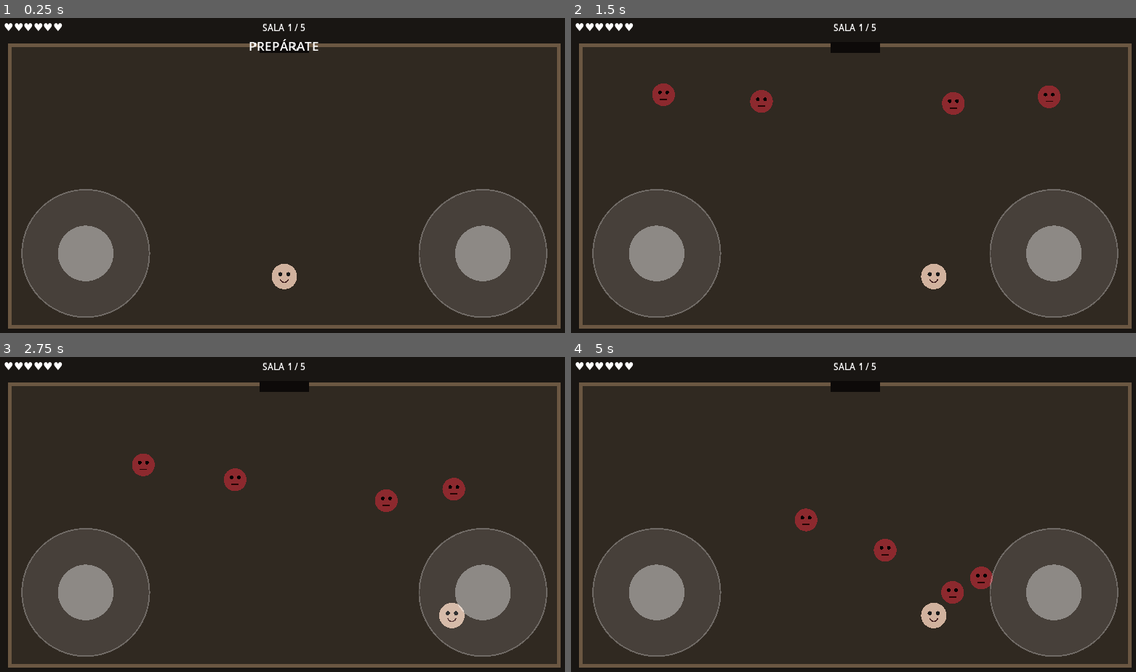
Above: before the commit, frames 1-4 (two rows, left to right).
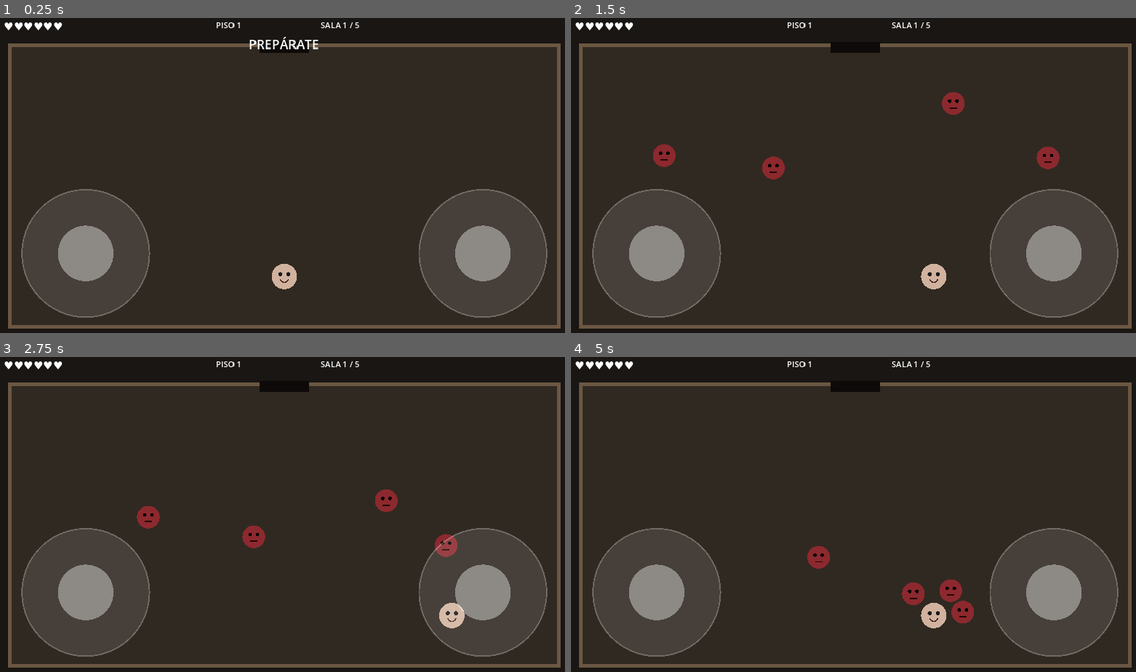
Above: after the commit, the same moments.

Repository: LoloscarPrr/Binding-of-Ismael
Game: Godot game, scene res://scenes/main.tscn
Same seed, same stepped clock (60 frames per second), same inputs: the game is played once before the commit and once after it.
Inputs (mouse positions are in pixels of both pictures, inside the frame that each line leads up to):
- Up to frame 1 (0.25 s): no input
- Up to frame 2 (1.5 s): tap Enter at 0.5 s; move the mouse to (983, 159) at 0.52 s; hold D (move_right) 0.53-1.25 s; click (983, 159) at 0.67 s; drag from (740, 194) to (825, 241) at 1.27 s
- Up to frame 3 (2.75 s): move the mouse to (344, 442) at 2.02 s; hold D (move_right) from 2.03 s (still down)
- Up to frame 4 (5 s): release D (move_right) at 2.75 s; drag from (825, 580) to (678, 467) at 2.77 s; move the mouse to (1028, 564) at 3.52 s; hold A (move_left) 3.53-4.25 s; drag from (678, 467) to (768, 432) at 4.27 s

The runs differ from the first frame. In frame 1, 0.5% of the frame differs, in the area x 0-64%, y 1-11%; in frame 2, 1.6%; in frame 3, 1.6%; in frame 4, 1.7%, in the area x 0-75%, y 1-85%.

Commit message:
feat: add floor progression and room rewards

Diff:
--- a/scripts/main.gd
+++ b/scripts/main.gd
@@ -1,7 +1,9 @@
 extends Node2D
 
 const TOTAL_ROOMS := 5
+const TOTAL_FLOORS := 2
 const ROOM_ENTRY_DELAY := 0.65
+const FLOOR_TRANSITION_DELAY := 1.15
 const ENEMY_ACTIVATION_DELAY := 0.70
 const MIN_ENEMY_SEPARATION_RATIO := 0.16
 
@@ -11,14 +13,18 @@
 var health_label: Label
 var status_label: Label
 var room_label: Label
+var floor_label: Label
+var reward_label: Label
 var restart_button: Button
 var room_rect := Rect2()
 var _enemies_alive := 0
 var _game_over := false
+var _floor_index := 1
 var _room_index := 1
 var _room_cleared := false
 var _transition_locked := false
 var _spawn_generation := 0
+var _rooms_cleared_total := 0
 
 func _ready() -> void:
 	get_viewport().size_changed.connect(_on_viewport_size_changed)
@@ -42,7 +48,9 @@
 	_transition_locked = true
 	_enemies_alive = 0
 	room_label.text = "SALA %d / %d" % [_room_index, TOTAL_ROOMS]
+	floor_label.text = "PISO %d" % _floor_index
 	status_label.text = "PREPÁRATE"
+	reward_label.text = ""
 	player.position = _room_entry_position(from_door)
 	player.velocity = Vector2.ZERO
 	player.move_input = Vector2.ZERO
@@ -54,7 +62,7 @@
 	await get_tree().create_timer(ROOM_ENTRY_DELAY).timeout
 	if generation != _spawn_generation or _game_over:
 		return
-	var count: int = mini(3 + _room_index, 7)
+	var count: int = mini(2 + _room_index + _floor_index, 8)
 	var positions: Array[Vector2] = _deterministic_spawn_positions(count)
 	_enemies_alive = positions.size()
 	for spawn_position: Vector2 in positions:
@@ -62,6 +70,8 @@
 		enemy.position = spawn_position
 		enemy.target = player
 		enemy.spawn_grace_time = ENEMY_ACTIVATION_DELAY
+		enemy.speed += float(_floor_index - 1) * 12.0
+		enemy.health += _floor_index - 1
 		enemy.set_movement_bounds(room_rect)
 		enemy.defeated.connect(_on_enemy_defeated)
 		add_child(enemy)
@@ -71,21 +81,21 @@
 
 func _room_entry_position(from_door: bool) -> Vector2:
 	var center_x: float = room_rect.get_center().x
-	if from_door:
-		return Vector2(center_x, room_rect.position.y + room_rect.size.y * 0.88)
-	return Vector2(center_x, room_rect.position.y + room_rect.size.y * 0.82)
+	return Vector2(center_x, room_rect.position.y + room_rect.size.y * (0.88 if from_door else 0.82))
 
 func _deterministic_spawn_positions(count: int) -> Array[Vector2]:
-	var slots: Array[Vector2] = [
-		Vector2(0.14, 0.16), Vector2(0.86, 0.16),
-		Vector2(0.32, 0.18), Vector2(0.68, 0.18),
-		Vector2(0.14, 0.38), Vector2(0.86, 0.38),
-		Vector2(0.34, 0.42), Vector2(0.66, 0.42),
-		Vector2(0.50, 0.12), Vector2(0.50, 0.36)
+	var base_slots: Array[Vector2] = [
+		Vector2(0.14, 0.16), Vector2(0.86, 0.16), Vector2(0.32, 0.18), Vector2(0.68, 0.18),
+		Vector2(0.14, 0.38), Vector2(0.86, 0.38), Vector2(0.34, 0.42), Vector2(0.66, 0.42),
+		Vector2(0.50, 0.12), Vector2(0.50, 0.36), Vector2(0.24, 0.30), Vector2(0.76, 0.30)
 	]
+	var slots: Array[Vector2] = base_slots.duplicate()
+	var rotation: int = (_room_index + _floor_index * 2) % slots.size()
+	for i in rotation:
+		slots.append(slots.pop_front())
 	var result: Array[Vector2] = []
 	var min_dimension: float = minf(room_rect.size.x, room_rect.size.y)
-	var minimum_separation: float = maxf(110.0, min_dimension * MIN_ENEMY_SEPARATION_RATIO)
+	var minimum_separation: float = maxf(105.0, min_dimension * MIN_ENEMY_SEPARATION_RATIO)
 	var player_safe_radius: float = maxf(room_rect.size.y * 0.43, 300.0)
 	for ratio: Vector2 in slots:
 		if result.size() >= count:
@@ -93,7 +103,7 @@
 		var candidate: Vector2 = room_rect.position + room_rect.size * ratio
 		if candidate.distance_to(player.position) < player_safe_radius:
 			continue
-		var separated := true
+		var separated: bool = true
 		for existing: Vector2 in result:
 			if candidate.distance_to(existing) < minimum_separation:
 				separated = false
@@ -112,12 +122,18 @@
 	layer.add_child(right_stick)
 	health_label = Label.new()
 	layer.add_child(health_label)
+	floor_label = Label.new()
+	floor_label.horizontal_alignment = HORIZONTAL_ALIGNMENT_CENTER
+	layer.add_child(floor_label)
 	room_label = Label.new()
 	room_label.horizontal_alignment = HORIZONTAL_ALIGNMENT_CENTER
 	layer.add_child(room_label)
 	status_label = Label.new()
 	status_label.horizontal_alignment = HORIZONTAL_ALIGNMENT_CENTER
 	layer.add_child(status_label)
+	reward_label = Label.new()
+	reward_label.horizontal_alignment = HORIZONTAL_ALIGNMENT_CENTER
+	layer.add_child(reward_label)
 	restart_button = Button.new()
 	restart_button.text = "REINICIAR"
 	restart_button.visible = false
@@ -143,19 +159,25 @@
 	left_stick.position = Vector2(margin_x, screen_size.y - stick_side - margin_bottom)
 	right_stick.position = Vector2(screen_size.x - stick_side - margin_x, screen_size.y - stick_side - margin_bottom)
 	var health_font: int = maxi(18, int(round(24.0 * ui_scale)))
-	var room_font: int = maxi(16, int(round(20.0 * ui_scale)))
+	var small_font: int = maxi(15, int(round(18.0 * ui_scale)))
 	var status_font: int = maxi(20, int(round(28.0 * ui_scale)))
 	health_label.add_theme_font_size_override("font_size", health_font)
-	room_label.add_theme_font_size_override("font_size", room_font)
+	floor_label.add_theme_font_size_override("font_size", small_font)
+	room_label.add_theme_font_size_override("font_size", small_font)
 	status_label.add_theme_font_size_override("font_size", status_font)
+	reward_label.add_theme_font_size_override("font_size", health_font)
 	restart_button.add_theme_font_size_override("font_size", health_font)
-	health_label.position = Vector2(margin_x, clampf(screen_size.y * 0.025, 14.0, 28.0))
-	var room_width: float = clampf(screen_size.x * 0.20, 190.0, 280.0)
-	room_label.position = Vector2(screen_size.x * 0.5 - room_width * 0.5, health_label.position.y)
-	room_label.size = Vector2(room_width, 42.0 * ui_scale)
-	var status_width: float = clampf(screen_size.x * 0.42, 320.0, 560.0)
-	status_label.position = Vector2(screen_size.x * 0.5 - status_width * 0.5, health_label.position.y + 34.0 * ui_scale)
+	health_label.position = Vector2(margin_x, 16.0)
+	var info_width: float = clampf(screen_size.x * 0.18, 180.0, 270.0)
+	floor_label.position = Vector2(screen_size.x * 0.5 - info_width - 8.0, 14.0)
+	floor_label.size = Vector2(info_width, 32.0 * ui_scale)
+	room_label.position = Vector2(screen_size.x * 0.5 + 8.0, 14.0)
+	room_label.size = Vector2(info_width, 32.0 * ui_scale)
+	var status_width: float = clampf(screen_size.x * 0.46, 360.0, 620.0)
+	status_label.position = Vector2(screen_size.x * 0.5 - status_width * 0.5, 48.0 * ui_scale)
 	status_label.size = Vector2(status_width, 48.0 * ui_scale)
+	reward_label.position = Vector2(screen_size.x * 0.5 - status_width * 0.5, screen_size.y * 0.68)
+	reward_label.size = Vector2(status_width, 42.0 * ui_scale)
 	restart_button.size = Vector2(230.0, 76.0) * ui_scale
 	restart_button.position = screen_size * 0.5 - restart_button.size * 0.5
 
@@ -189,10 +211,36 @@
 		return
 	_transition_locked = true
 	if _room_index >= TOTAL_ROOMS:
-		status_label.text = "PISO COMPLETADO"
+		_finish_floor()
 		return
 	_room_index += 1
 	_begin_room(true)
+
+func _finish_floor() -> void:
+	_spawn_generation += 1
+	if _floor_index >= TOTAL_FLOORS:
+		status_label.text = "RECORRIDO COMPLETADO"
+		reward_label.text = "ISMAEL SOBREVIVIÓ"
+		return
+	status_label.text = "PISO %d COMPLETADO" % _floor_index
+	reward_label.text = _grant_floor_reward()
+	_floor_transition()
+
+func _floor_transition() -> void:
+	await get_tree().create_timer(FLOOR_TRANSITION_DELAY).timeout
+	if _game_over:
+		return
+	_floor_index += 1
+	_room_index = 1
+	_begin_room(false)
+
+func _grant_floor_reward() -> String:
+	if _floor_index % 2 == 1:
+		player.max_health += 1
+		player.heal(2)
+		return "RECOMPENSA: +1 VIDA MÁXIMA"
+	player.move_speed += 24.0
+	return "RECOMPENSA: + VELOCIDAD"
 
 func _on_viewport_size_changed() -> void:
 	_update_room_rect()
@@ -227,6 +275,7 @@
 	left_stick.reset()
 	right_stick.reset()
 	status_label.text = "DERROTA"
+	reward_label.text = ""
 	restart_button.visible = true
 	for enemy in get_tree().get_nodes_in_group("enemies"):
 		enemy.velocity = Vector2.ZERO
@@ -236,6 +285,7 @@
 	_enemies_alive = maxi(0, _enemies_alive - 1)
 	if _enemies_alive == 0 and not _game_over:
 		_room_cleared = true
+		_rooms_cleared_total += 1
 		status_label.text = "SALA LIMPIA — ENTRA POR LA PUERTA"
 		queue_redraw()
 
@@ -244,8 +294,9 @@
 
 func _draw() -> void:
 	var screen_size: Vector2 = get_viewport_rect().size
+	var floor_tint: Color = Color(0.19, 0.16, 0.13) if _floor_index == 1 else Color(0.14, 0.17, 0.19)
 	draw_rect(Rect2(Vector2.ZERO, screen_size), Color(0.10, 0.085, 0.075))
-	draw_rect(room_rect, Color(0.19, 0.16, 0.13))
+	draw_rect(room_rect, floor_tint)
 	draw_rect(room_rect, Color(0.42, 0.34, 0.26), false, 8.0)
 	var center: Vector2 = room_rect.get_center()
 	var door_color := Color(0.10, 0.55, 0.28) if _room_cleared else Color(0.05, 0.04, 0.035)
